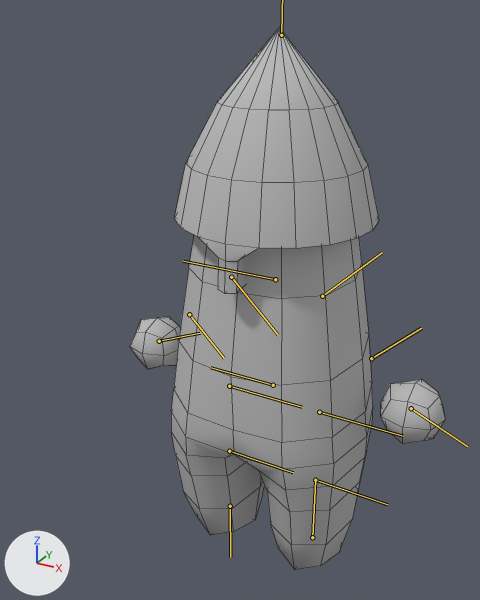
Renders of the Blender file Assets/Models/Units/ModelForAnimating.blend from each side of a commit.
One viewpoint serves both versions: a 50 mm lens placed at (2.58, -5.41, 5.38), pointed at (-0.04, -0.64, 3.0). The lights are fixed; the arrows at lower left show +X, +Y and +Z. The bones that bend it are drawn over the model as lines. Mesh edges are drawn as thin lines.

Names of what the first picture shows: 'Body', 'helmet'.
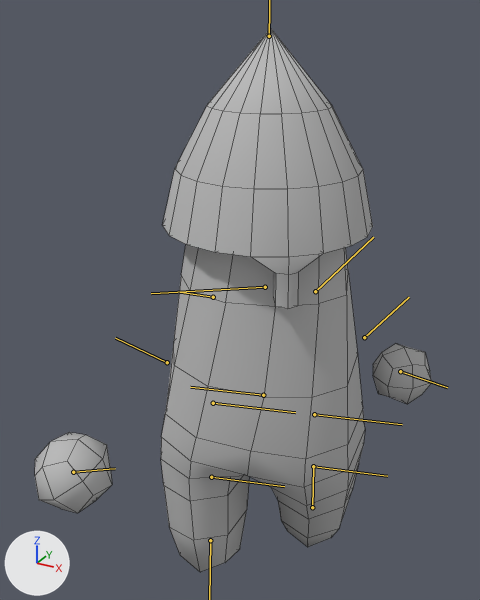
The newer file adds an action. The first version stands in its rest pose; the second is drawn at frame 39 of the action 'SlashCrush'.

Where the change shows, as pixel boxes [x1, y1, x2, y2] in the pictures (480 x 600 px):
'Body', posed (26% wider)
    before: [130, 235, 445, 569]
    after: [35, 245, 431, 572]
'helmet', posed (6% taller)
    before: [174, 28, 379, 293]
    after: [162, 28, 373, 309]
bone 'Hips', root to tip
    before: (273, 385) to (210, 367)
    after: (263, 395) to (190, 387)
bone 'Torso', root to tip
    before: (275, 279) to (183, 261)
    after: (265, 287) to (151, 293)
bone 'RightArm', root to tip
    before: (231, 277) to (278, 335)
    after: (213, 297) to (180, 292)
bone 'RightForeArm', root to tip
    before: (189, 314) to (224, 358)
    after: (167, 362) to (115, 338)
bone 'RightHand', root to tip
    before: (159, 341) to (200, 333)
    after: (73, 472) to (115, 468)
bone 'LeftLeg', root to tip
    before: (319, 412) to (403, 436)
    after: (314, 414) to (402, 424)
bone 'RightLeg', root to tip
    before: (229, 386) to (302, 407)
    after: (213, 403) to (295, 412)

The edits, one by one:
Bone 'Hips' (bone_hips) moves from (0.0, 0.0, 0.0) to (0.0, 0.0, 0.075).
Bone 'Hips' (bone_hips) turns from (0, 0, 0) to (17, 0, 0) degrees about its own x, y and z.
Bone 'Torso' (bone_torso) turns from (0, 0, 0) to (20, 0, 0) degrees about its own x, y and z.
Bone 'RightArm' (bone_rightarm) turns from (0, 0, 0) to (94, -27, 0) degrees about its own x, y and z.
Bone 'RightForeArm' (bone_rightforearm) turns from (0, 0, 0) to (39, 0, 8) degrees about its own x, y and z.
Bone 'RightHand' (bone_righthand) moves from (0.0, 0.0, 0.0) to (0.064, -0.204, -0.16).
Bone 'RightHand' (bone_righthand) turns from (0, 0, 0) to (-40, -24, 113) degrees about its own x, y and z.
Bone 'LeftLeg' (bone_leftleg) turns from (0, 0, 0) to (0, 16, 0) degrees about its own x, y and z.
Bone 'RightLeg' (bone_rightleg) turns from (0, 0, 0) to (0, -8, 0) degrees about its own x, y and z.
